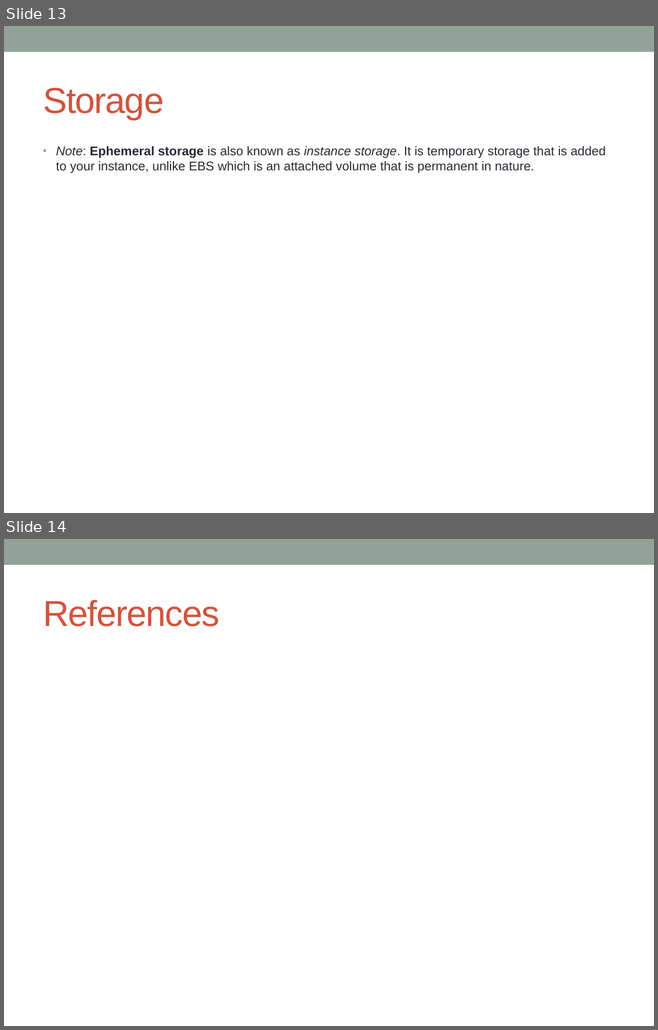
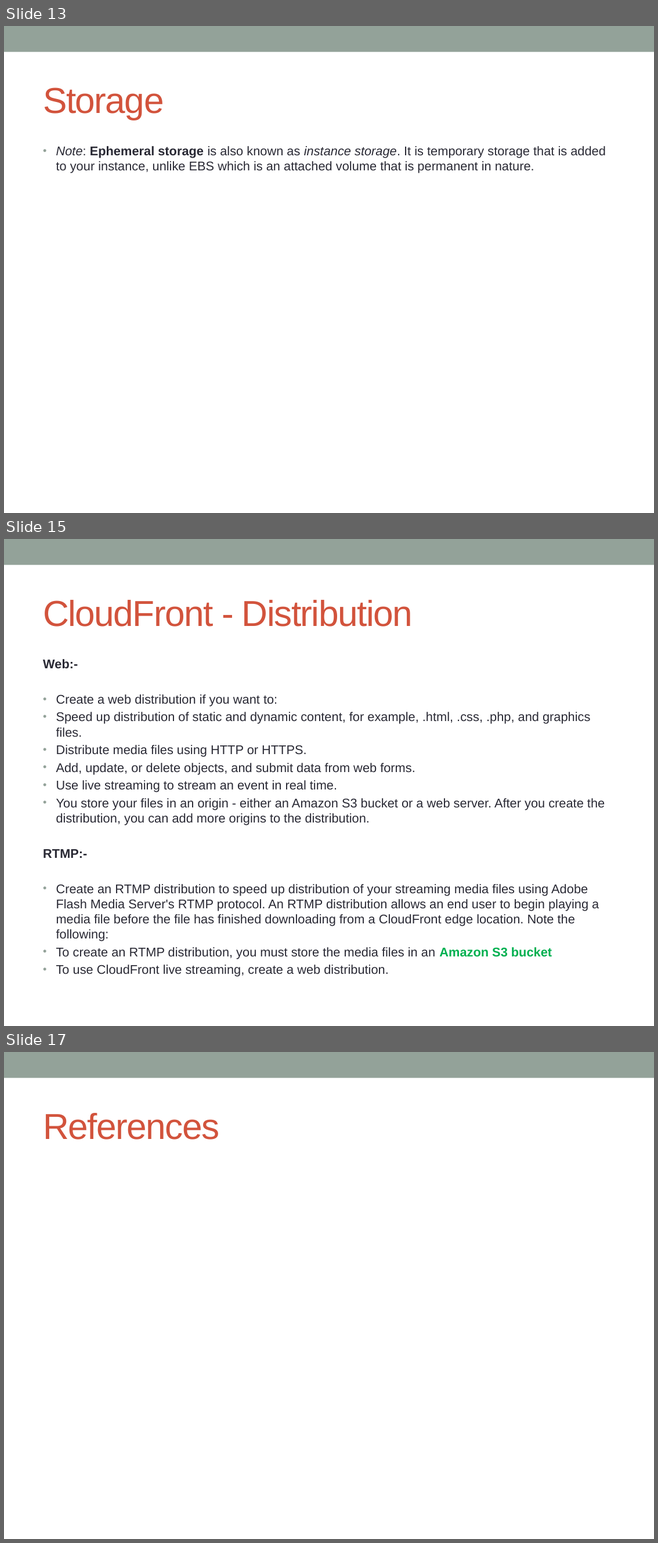
Before and after one commit to notionquest/ProjectDocumentation, a slide deck: AWS_Solution_Architect.pptx. Shown one above the other, each under a label of ours: slides 13 and 14 before the commit, slides 13, 15 and 17 after it; the slides between them are not shown. The pictures are 658x1030 and 658x1543 pixels, drawn with LibreOffice and Linux fonts; fonts in the diff are those of the drawing. Boxes give left, top, right and bottom in pixels: in the first picture for what was removed or moved away, otherwise in the second. Text is boxed around its words. In the diff, an @@ line names an element or a change of style, - is before the commit and + after.

Commit message:
CloudFront

```diff
--- a/AWS_Solution_Architect.pptx
+++ b/AWS_Solution_Architect.pptx
@@ slide 15 added at (4,539,654,1026), background #FFFFFF; not listed: 1 template element that a slide beside it also shows @@
@@ title added at (43,600,412,627), 40 pt, text #D2533C @@
+CloudFront - Distribution
@@ text added at (43,659,604,977), 14 pt, text #292934 @@
+Web:-
+• Create a web distribution if you want to:
+• Speed up distribution of static and dynamic content, for example, .html, .css, .php, and graphics files.
+• Distribute media files using HTTP or HTTPS.
+• Add, update, or delete objects, and submit data from web forms.
+• Use live streaming to stream an event in real time.
+• You store your files in an origin - either an Amazon S3 bucket or a web server. After you create the distribution, you can add more origins to the distribution.
+RTMP:-
+• Create an RTMP distribution to speed up distribution of your streaming media files using Adobe Flash Media Server's RTMP protocol. An RTMP distribution allows an end user to begin playing a media file before the file has finished downloading from a CloudFront edge location. Note the following:
+• To create an RTMP distribution, you must store the media files in an Amazon S3 bucket
+• To use CloudFront live streaming, create a web distribution.
@@ what was slide 14 is now slide 17 @@
```
Also in this commit, not shown: 2 other slides added.
